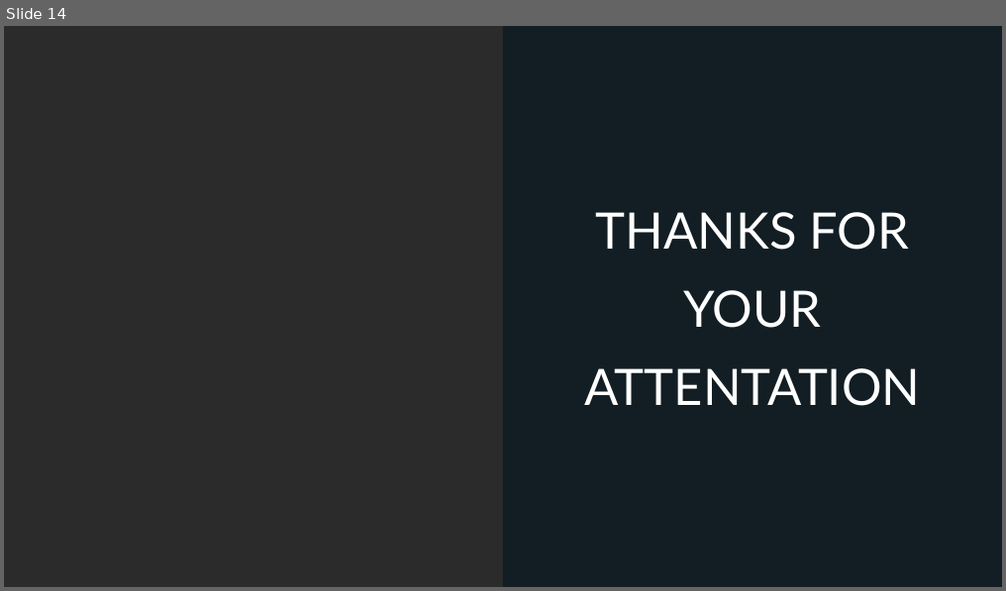
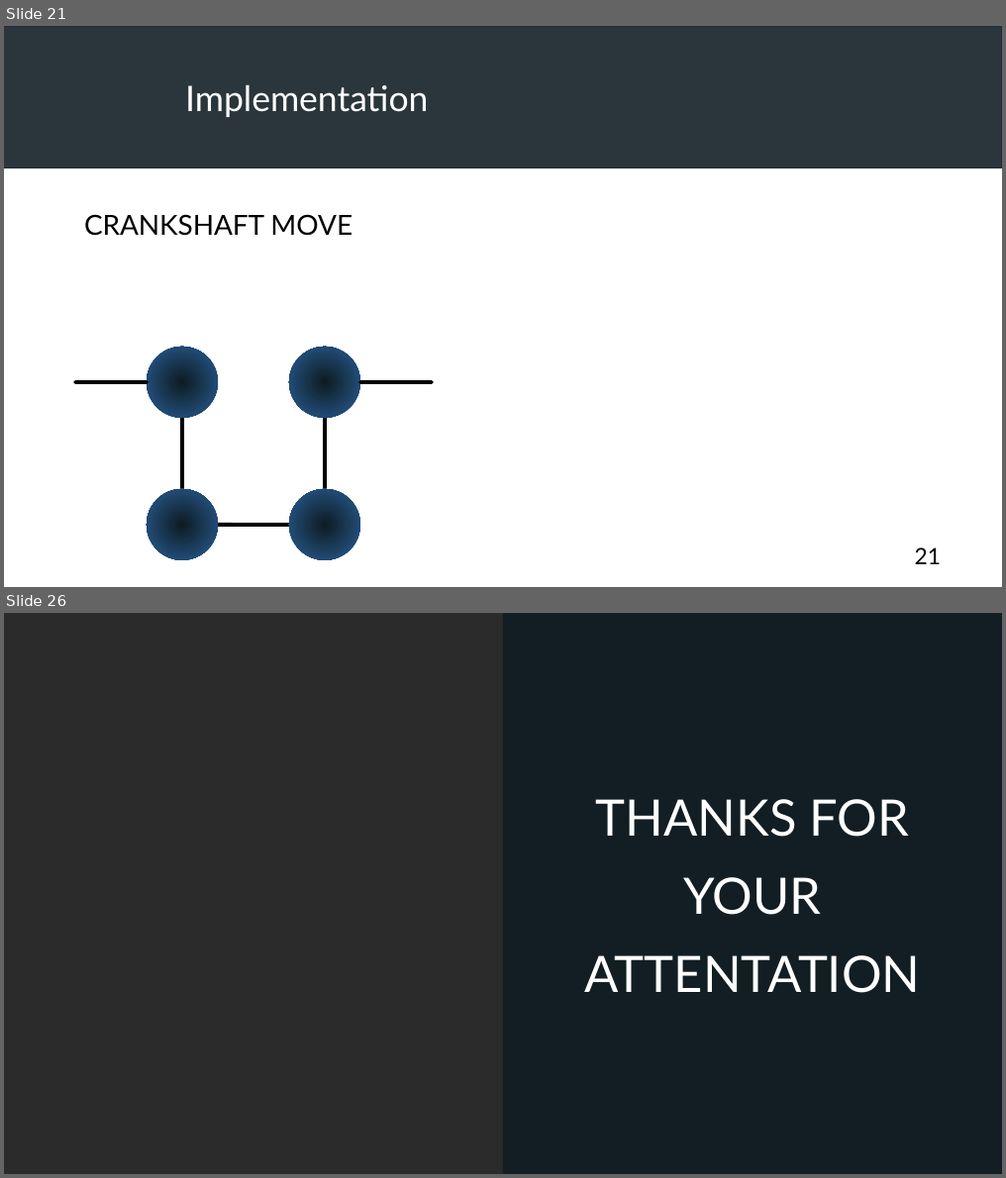
Before and after one commit to FilouPlains/PROJECT_PY_MONTE_CARLO, a slide deck: doc/presentation/ROUAUD_presentation.odp. Shown one above the other, each under a label of ours: slide 14 before the commit, slides 21 and 26 after it; the slides between them are not shown. The pictures are 1006x591 and 1006x1178 pixels, drawn with LibreOffice and Linux fonts; fonts in the diff are those of the drawing; grey boxes stand for pictures; background and template pictures are left out; a plain dark background stands for a picture behind light text. Boxes give left, top, right and bottom in pixels: in the first picture for what was removed or moved away, otherwise in the second. Text is boxed around its words. In the diff, an @@ line names an element or a change of style, - is before the commit and + after.

```diff
--- a/doc/presentation/ROUAUD_presentation.odp
+++ b/doc/presentation/ROUAUD_presentation.odp
@@ slide 21 added at box(4, 26, 1002, 587), background #FFFFFF @@
@@ picture added at box(4, 26, 1002, 169) @@
@@ rectangle added at box(4, 26, 1002, 169), fill #0E1C22 at 85% opacity @@
@@ text added at box(185, 85, 428, 117), 28 pt, text #FFFFFF @@
+Implementation
@@ text added at box(84, 214, 352, 236), 22 pt, text #000000 @@
+CRANKSHAFT MOVE
@@ ellipse added at box(147, 347, 218, 418), fill gradient #0E1C22 to #2A6099 @@
@@ ellipse added at box(289, 347, 360, 418), fill gradient #0E1C22 to #2A6099 @@
@@ line added from (75, 382) to (148, 382), #000000 3 pt @@
@@ line added from (360, 382) to (432, 382), #000000 3 pt @@
@@ line added from (182, 418) to (182, 489), #000000 3 pt @@
@@ line added from (325, 489) to (325, 418), #000000 3 pt @@
@@ ellipse added at box(147, 489, 218, 562), fill gradient #0E1C22 to #2A6099 @@
@@ ellipse added at box(289, 489, 360, 562), fill gradient #0E1C22 to #2A6099 @@
@@ line added from (218, 525) to (289, 525), #000000 3 pt @@
@@ page number added at box(915, 548, 942, 565), 18 pt, text #000000 @@
+21
@@ what was slide 14 is now slide 26 @@
```
Also in this commit, not shown: 8 slides changed, 15 other slides added, 4 slides removed, 1 other file.
